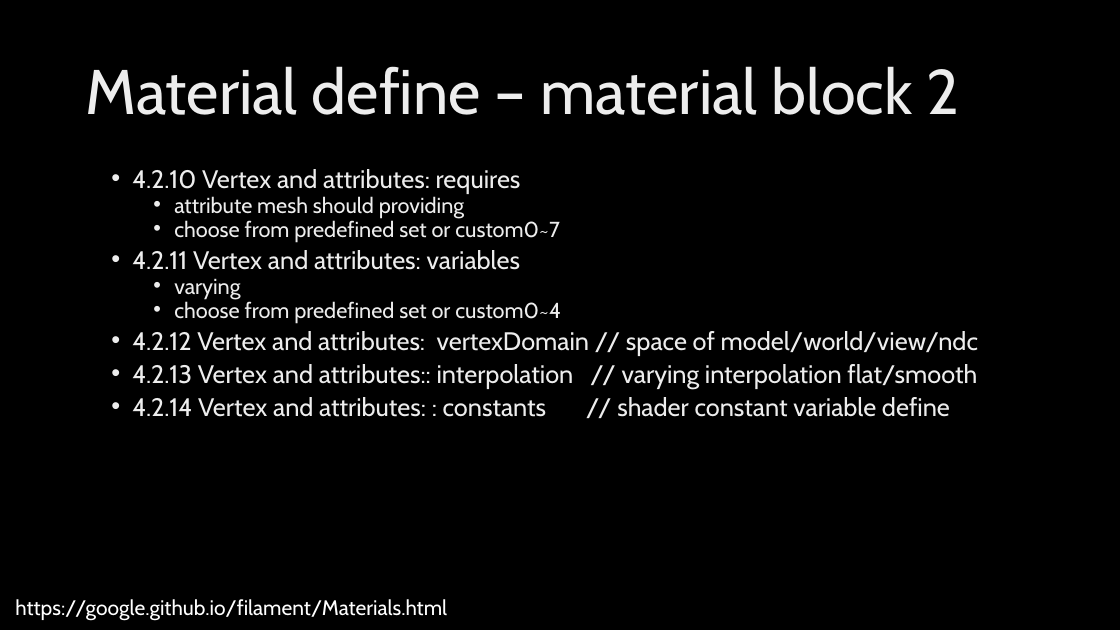
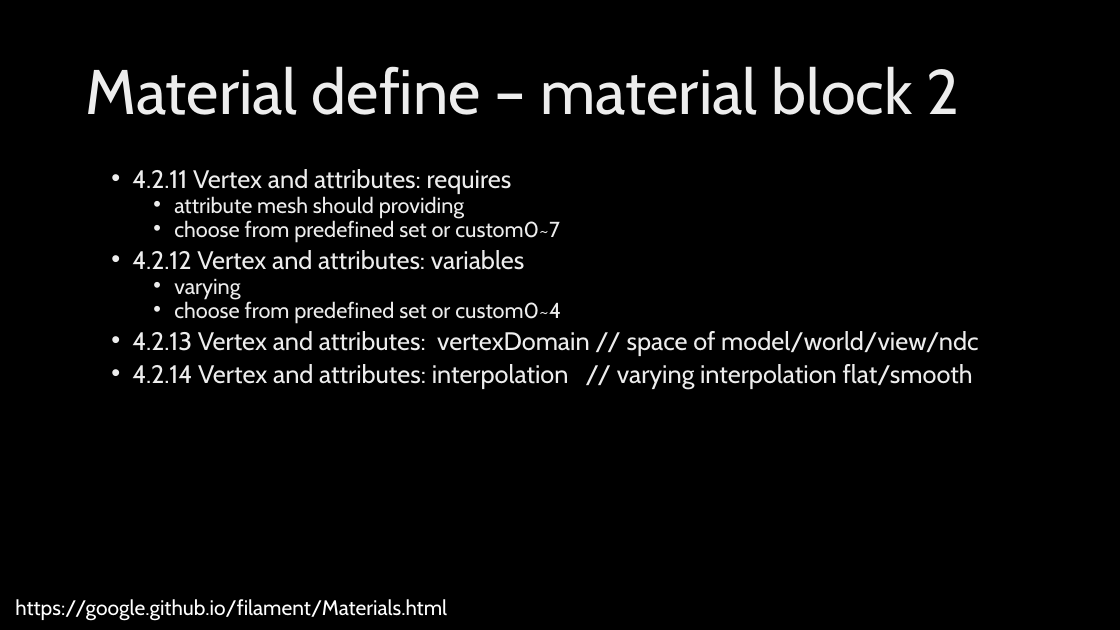
Before and after one commit to AndrewChan2022/ppt, a slide deck: slide 19 of Filament material system.pptx. Drawn at 1120x630 pixels with LibreOffice and Linux fonts; fonts in the diff are those of the drawing; background and template pictures are left out. Boxes give left, top, right and bottom in pixels: in the first picture for what was removed or moved away, otherwise in the second. Text is boxed around its words. In the diff, an @@ line names an element or a change of style, - is before the commit and + after.

Commit message:
mat system2

```diff
--- a/Filament material system.pptx
+++ b/Filament material system.pptx
@@ text at (132,169,512,194): text changed @@
-• 4.2.10 Vertex and attributes: requires
+• 4.2.11 Vertex and attributes: requires
@@ text at (132,250,524,270): text changed @@
-• 4.2.11 Vertex and attributes: variables
+• 4.2.12 Vertex and attributes: variables
@@ text at (132,331,978,389): text changed @@
-• 4.2.12 Vertex and attributes: vertexDomain // space of model/world/view/ndc
-• 4.2.13 Vertex and attributes:: interpolation // varying interpolation flat/smooth
-• 4.2.14 Vertex and attributes: : constants // shader constant variable define
+• 4.2.13 Vertex and attributes: vertexDomain // space of model/world/view/ndc
+• 4.2.14 Vertex and attributes: interpolation // varying interpolation flat/smooth
```
